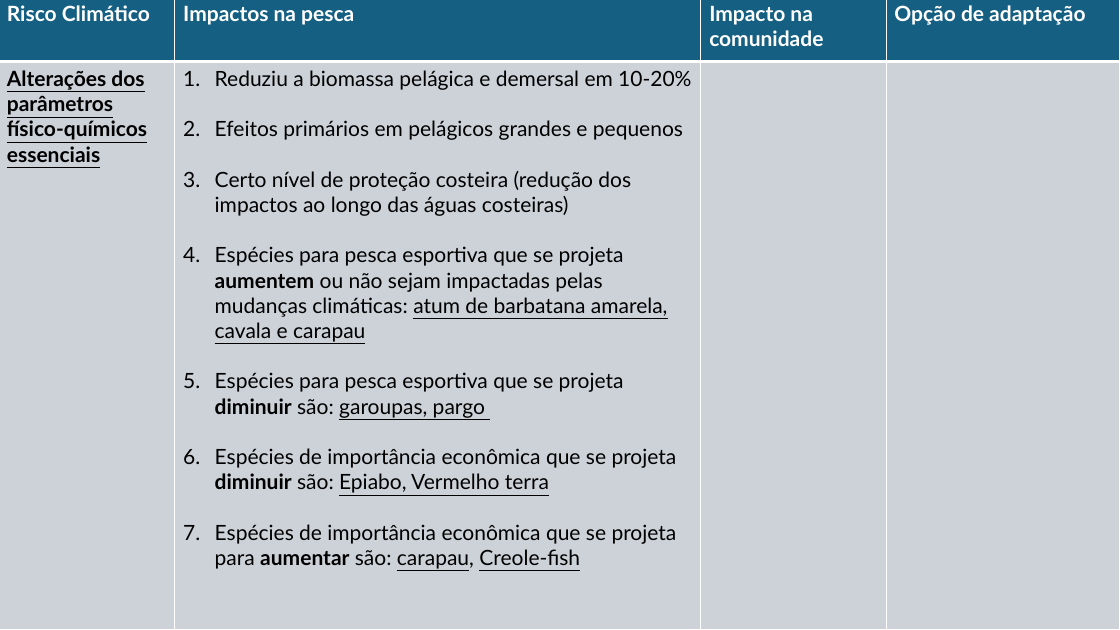
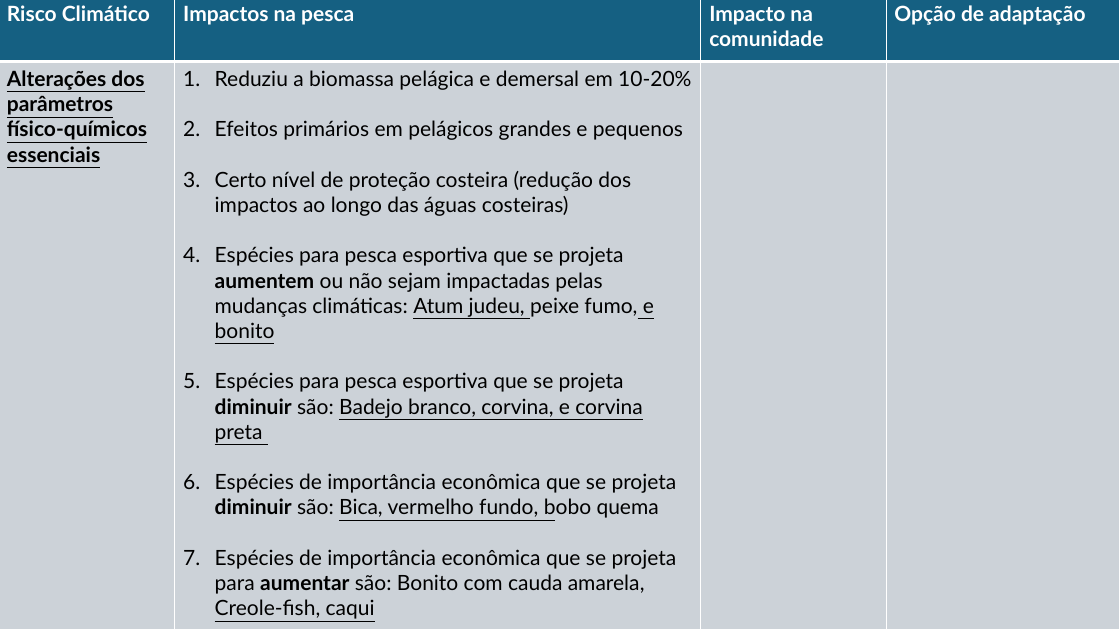
Before and after one commit to Risk-Team/trainings, a slide deck: slide 3 of STP/presentations/Session_3/Impacts and Adaptationoptions.pptx. Drawn at 1120x630 pixels with LibreOffice and Linux fonts; fonts in the diff are those of the drawing. Boxes give left, top, right and bottom in pixels: in the first picture for what was removed or moved away, otherwise in the second. Text is boxed around its words. In the diff, an @@ line names an element or a change of style, - is before the commit and + after.

Commit message:
Update local fish names

```diff
--- a/STP/presentations/Session_3/Impacts and Adaptationoptions.pptx
+++ b/STP/presentations/Session_3/Impacts and Adaptationoptions.pptx
@@ table at [0, 0, 1119, 630] @@
-row 2, column 2: Reduziu a biomassa pelágica e demersal em 10-20% / Efeitos primários em pelágicos grandes e pequenos / Certo nível de proteção costeira (redução dos impactos ao longo das águas costeiras) / Espécies para pesca esportiva que se projeta aumentem ou não sejam impactadas pelas mudanças climáticas: atum de barbatana amarela, cavala e carapau / Espécies para pesca esportiva que se projeta diminuir são: garoupas, pargo / Espécies de importância econômica que se projeta diminuir são: Epiabo, Vermelho terra / Espécies de importância econômica que se projeta para aumentar são: carapau, Creole-fish
+row 2, column 2: Reduziu a biomassa pelágica e demersal em 10-20% / Efeitos primários em pelágicos grandes e pequenos / Certo nível de proteção costeira (redução dos impactos ao longo das águas costeiras) / Espécies para pesca esportiva que se projeta aumentem ou não sejam impactadas pelas mudanças climáticas: Atum judeu, peixe fumo, e bonito / Espécies para pesca esportiva que se projeta diminuir são: Badejo branco, corvina, e corvina preta / Espécies de importância econômica que se projeta diminuir são: Bica, vermelho fundo, bobo quema / Espécies de importância econômica que se projeta para aumentar são: Bonito com cauda amarela, Creole-fish, caqui
```
Also in this commit, not shown: 2 other files.
